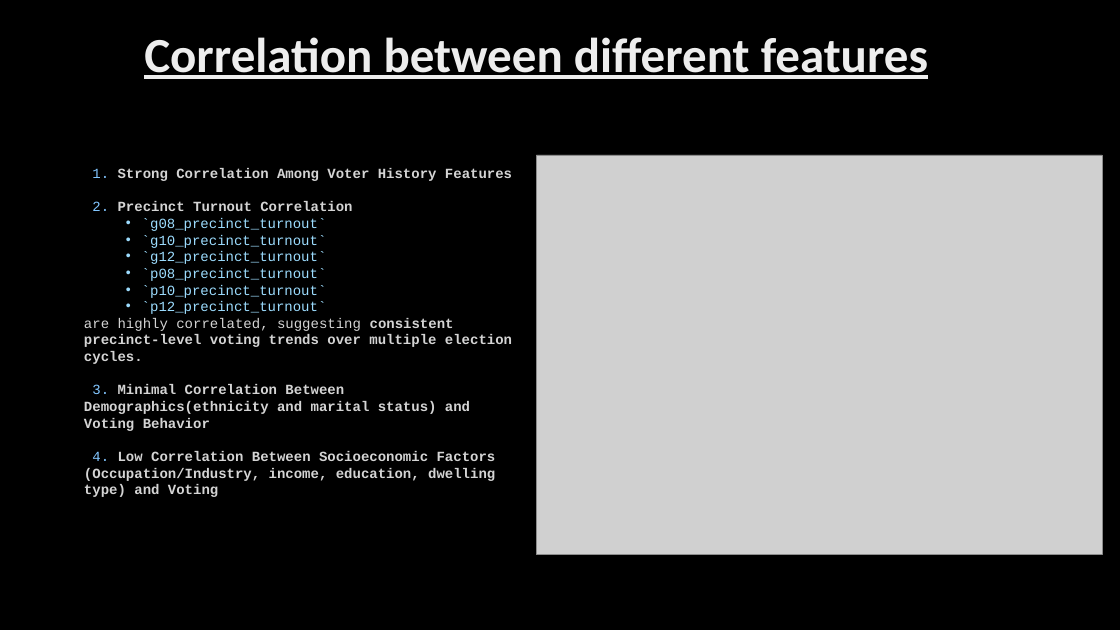
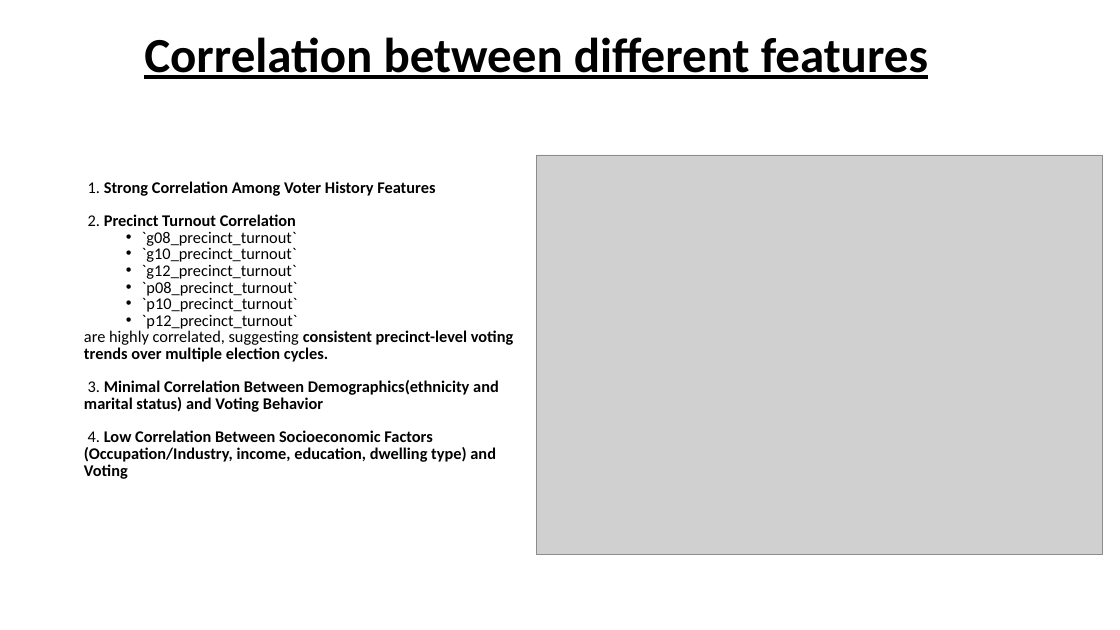
Before and after one commit to Anu589/Voter-Turnout-Prediction, a slide deck: slide 2 of Voter Turnout Prediction.pptx. Drawn at 1120x630 pixels with LibreOffice and Linux fonts; fonts in the diff are those of the drawing; grey boxes stand for pictures; background and template pictures are left out. Boxes give left, top, right and bottom in pixels: in the first picture for what was removed or moved away, otherwise in the second. Text is boxed around its words. In the diff, an @@ line names an element or a change of style, - is before the commit and + after.

```diff
--- a/Voter Turnout Prediction.pptx
+++ b/Voter Turnout Prediction.pptx
@@ background picture (left out) to #FFFFFF @@
@@ title "Correlation between different features" at (144, 37, 928, 79): text colour gradient #BFBFBF to #EDEDED to #FFFFFF to #000000 @@
@@ text "1. Strong Correlation Among Voter ...": place and size @@
-text "1. Strong Correlation Among Voter ..." at (84, 168, 512, 497)
+text "1. Strong Correlation Among Voter ..." at (84, 181, 513, 479)
@@ text "1. Strong Correlation Among Voter ..." at (84, 181, 513, 479): size 12 to 14 pt, font Courier New to Calibri; text colour #82C6FF to #000000 in "1.", "2.", "3.", "4."; text colour #D4D4D4 to #000000 in "Strong Correlation Among Voter History Features", "Precinct Turnout Correlation", "are highly correlated, suggesting consistent precinct-level  ...", "Minimal Correlation Between Demographics(ethnicity and marit ..." and 1 more places; text colour #9CDCFE to #000000 in "`g08_precinct_turnout`", "`g10_precinct_turnout`", "`g12_precinct_turnout`", "`p08_precinct_turnout`" and 2 more places @@
```
Also in this commit, not shown: 5 other slides changed.
